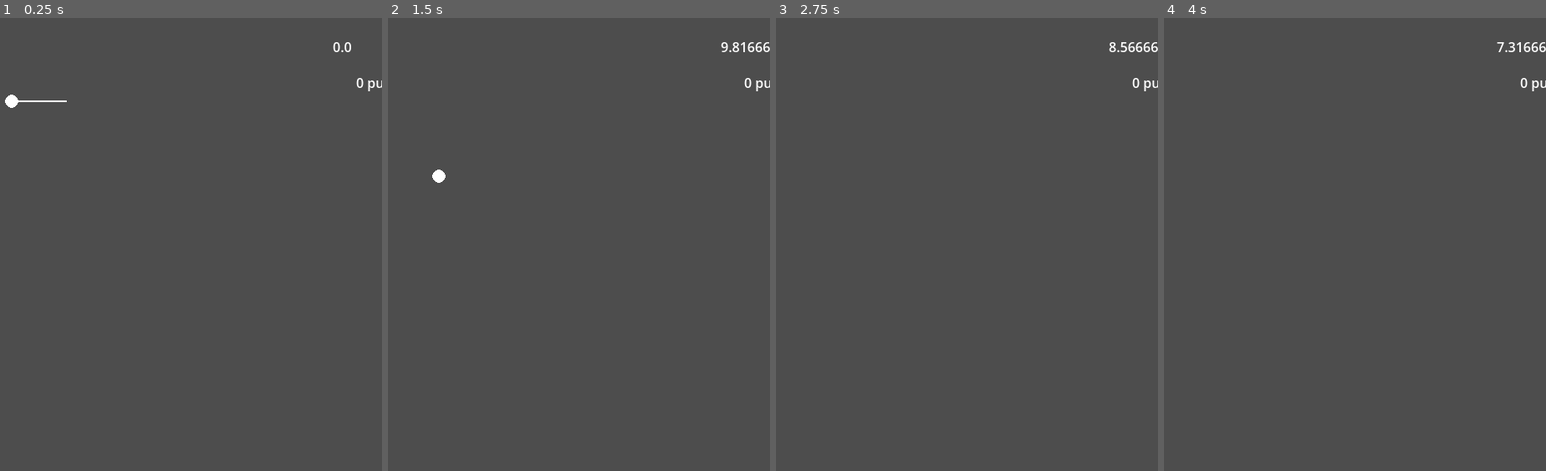
Above: before the commit, frames 1-4 (left to right).
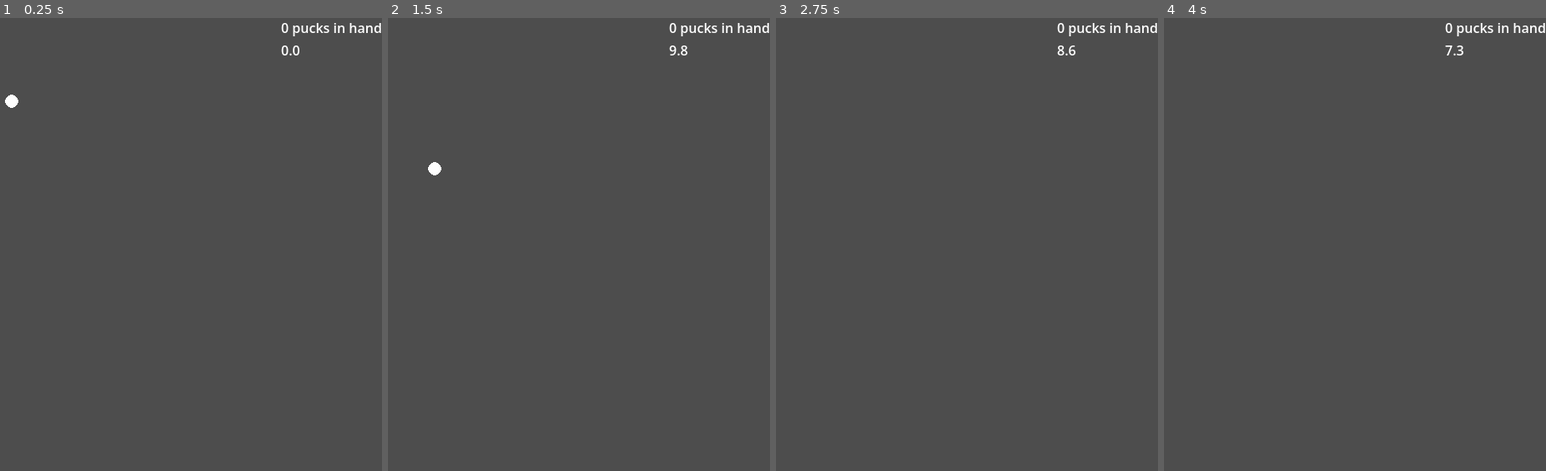
Above: after the commit, the same moments.

Repository: autumn-heights/levelherup-jam-2026
Game: Godot game, scene res://scenes/world.tscn
Two runs of this game, one before a commit and one after it. Both use one fixed random seed, a clock stepped at 60 frames per second and the inputs below.
Inputs (mouse positions are in pixels of both pictures, inside the frame that each line leads up to):
- Up to frame 1 (0.25 s): no input
- Up to frame 2 (1.5 s): tap Enter at 0.5 s; move the mouse to (521, 335) at 0.52 s; press the mouse at (521, 335) at 0.53 s; tap Space at 1.25 s; move the mouse to (678, 312) at 1.27 s; release the mouse at (678, 312) at 1.28 s; click (678, 312) at 1.35 s
- Up to frame 3 (2.75 s): move the mouse to (795, 176) at 2.02 s; press the mouse at (795, 176) at 2.03 s
- Up to frame 4 (4 s): move the mouse to (1343, 244) at 2.77 s; release the mouse at (1343, 244) at 2.78 s; click (1343, 244) at 2.85 s; move the mouse to (1251, 131) at 3.52 s; press the mouse at (1251, 131) at 3.53 s

The runs differ from the first frame. In frame 1, 0.5% of the frame differs, in the area x 4-100%, y 1-19%; in frame 2, 0.7%, in the area x 10-100%, y 1-37%; in frame 3, 0.5%; in frame 4, 0.5%.

Commit message:
UI fings, timing modifications

Diff:
--- a/fill-bucket-golf/scenes/thrower.gd
+++ b/fill-bucket-golf/scenes/thrower.gd
@@ -1,8 +1,8 @@
 extends Node2D
 
-const MIN_MOUSE_DIST = 32;
-const MAX_MOUSE_DIST = 1000;
-const BAR_OFFSET = 32;
+const MIN_MOUSE_DIST = 2;
+const MAX_MOUSE_DIST = 500;
+const BAR_OFFSET = 2;
 
 var current_angle = 0;
 var current_power = 0;
--- a/fill-bucket-golf/scenes/thrower.tscn
+++ b/fill-bucket-golf/scenes/thrower.tscn
@@ -11,6 +11,5 @@
 script = ExtResource("1_ca04e")
 
 [node name="MeterSprite" type="Sprite2D" parent="." unique_id=11861033]
-position = Vector2(34, 0)
-scale = Vector2(63.5, 1.5)
+position = Vector2(2, 0)
 texture = SubResource("AtlasTexture_h7q0l")
--- a/fill-bucket-golf/scenes/world.gd
+++ b/fill-bucket-golf/scenes/world.gd
@@ -8,25 +8,34 @@
 var current_puck = null;
 var pucks_in_motion = 0;
 
+@onready var wait_timer: Timer = $CanvasLayer/GridContainer/WaitTimerLabel/WaitTimer
+@onready var wait_timer_label: Label = $CanvasLayer/GridContainer/WaitTimerLabel
+@onready var pucks_counter: Label = $CanvasLayer/GridContainer/PucksCounter
+@onready var game_end_label: Label = $CanvasLayer/CenterContainer/GameEndLabel
+@onready var thrower: Node2D = $Thrower
 
+@export_category("Timings")
+@export var shot_time = 0.5
+@export var end_time = 6.0
 
 
 # Called when the node enters the scene tree for the first time.
 func _ready() -> void:
-	$Thrower.create_puck_request.connect(create_puck)
-	$Thrower.shoot_puck.connect(shoot_puck)
-
+	thrower.create_puck_request.connect(create_puck)
+	thrower.shoot_puck.connect(shoot_puck)
+	wait_timer.timeout.connect(create_puck)
 	create_puck();
 
 
 # Called every frame. 'delta' is the elapsed time since the previous frame.
 func _process(delta: float) -> void:
-	$WaitTimer/WaitTimerLabel.text = str($WaitTimer.time_left);
-	$PucksCounter.text = str(pucks_in_hand) + " pucks in hand";
+	wait_timer_label.text = str(snapped(wait_timer.time_left, 0.1));
+	pucks_counter.text = str(pucks_in_hand) + " pucks in hand";
 	update_pucks_in_motion()
 
-	if pucks_in_hand == 0 and pucks_in_motion == 0 and current_puck == null:
-		$GameEndLabel.show();
+	if pucks_in_hand == 0 and pucks_in_motion == 0 and current_puck == null and wait_timer.is_stopped():
+		wait_timer.start(end_time)
+
 
 	pass
 
@@ -38,9 +47,9 @@
 
 	# if it was the last puck, wait for them all to finish timer
 	if pucks_in_hand == 0:
-		$WaitTimer/WaitTimerLabel.show();
-		$WaitTimer.wait_time = 10.0;
-		$WaitTimer.start();
+		wait_timer_label.show();
+		wait_timer.wait_time = 10.0;
+		wait_timer.start();
 
 	# ready up for the next shot
 	pass
@@ -51,12 +60,18 @@
 		current_puck = scene_puck.instantiate();
 		add_child(current_puck)
 		current_puck.position = Vector2i(100,100);
-
+		thrower.ready_up()
 		all_pucks.append(current_puck);
-		$Thrower.position = current_puck.position;
+		thrower.position = current_puck.position;
 	else:
 		current_puck = null;
 
+func wait_timer_timeout():
+	if current_puck == null:
+		game_end_label.show();
+		## game end maybe?
+	else:
+		create_puck()
 
 func update_pucks_in_motion():
 	var pucks_in_motion = 0
--- a/fill-bucket-golf/scenes/world.tscn
+++ b/fill-bucket-golf/scenes/world.tscn
@@ -10,8 +10,7 @@
 script = ExtResource("1_rwgxs")
 
 [node name="Thrower" parent="." unique_id=4659465 instance=ExtResource("1_nnsk1")]
-visible = true
-position = Vector2(20, 300)
+position = Vector2(20, 321)
 
 [node name="Borders" type="Node2D" parent="." unique_id=2140081404]
 
@@ -43,24 +42,45 @@
 position = Vector2(303, 0)
 shape = SubResource("RectangleShape2D_drnfr")
 
-[node name="WaitTimer" type="Timer" parent="." unique_id=1118882029]
+[node name="CanvasLayer" type="CanvasLayer" parent="." unique_id=1466140396]
 
-[node name="WaitTimerLabel" type="Label" parent="WaitTimer" unique_id=601093346]
-offset_left = 485.0
-offset_top = 23.0
-offset_right = 560.0
-offset_bottom = 60.0
+[node name="CenterContainer" type="CenterContainer" parent="CanvasLayer" unique_id=1195925456]
+anchors_preset = 8
+anchor_left = 0.5
+anchor_top = 0.5
+anchor_right = 0.5
+anchor_bottom = 0.5
+offset_left = -45.0
+offset_top = -20.0
+offset_right = 45.0
+offset_bottom = 20.0
+grow_horizontal = 2
+grow_vertical = 2
+size_flags_horizontal = 4
+size_flags_vertical = 4
 
-[node name="PucksCounter" type="Label" parent="." unique_id=1141681282]
-offset_left = 513.0
-offset_top = 66.0
-offset_right = 553.0
-offset_bottom = 89.0
+[node name="GameEndLabel" type="Label" parent="CanvasLayer/CenterContainer" unique_id=486701100]
+visible = false
+layout_mode = 2
+text = "game end :)"
 
-[node name="GameEndLabel" type="Label" parent="." unique_id=486701100]
-visible = false
-offset_left = 151.0
-offset_top = 137.0
-offset_right = 517.0
-offset_bottom = 294.0
-text = "game end :)"
+[node name="GridContainer" type="GridContainer" parent="CanvasLayer" unique_id=1724431493]
+anchors_preset = 1
+anchor_left = 1.0
+anchor_right = 1.0
+offset_left = -96.0
+offset_bottom = 103.0
+grow_horizontal = 0
+size_flags_horizontal = 10
+size_flags_vertical = 2
+metadata/_edit_use_anchors_ = true
+
+[node name="PucksCounter" type="Label" parent="CanvasLayer/GridContainer" unique_id=1141681282]
+layout_mode = 2
+
+[node name="WaitTimerLabel" type="Label" parent="CanvasLayer/GridContainer" unique_id=601093346]
+layout_mode = 2
+metadata/_edit_use_anchors_ = true
+
+[node name="WaitTimer" type="Timer" parent="CanvasLayer/GridContainer/WaitTimerLabel" unique_id=1118882029]
+one_shot = true
